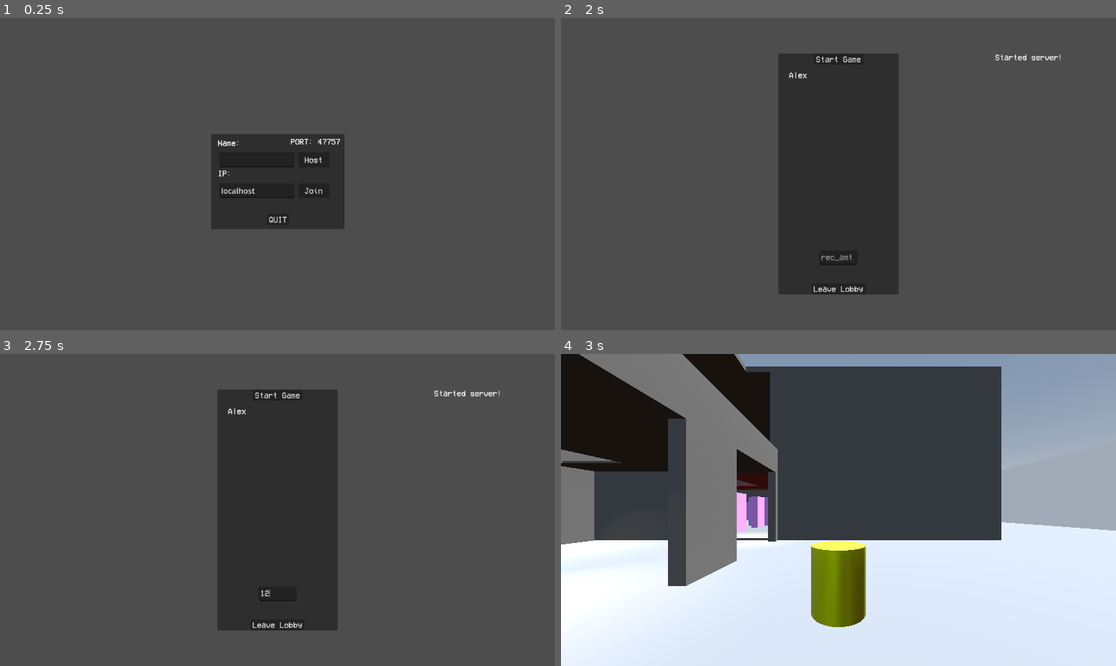
Above: before the commit, frames 1-4 (two rows, left to right).
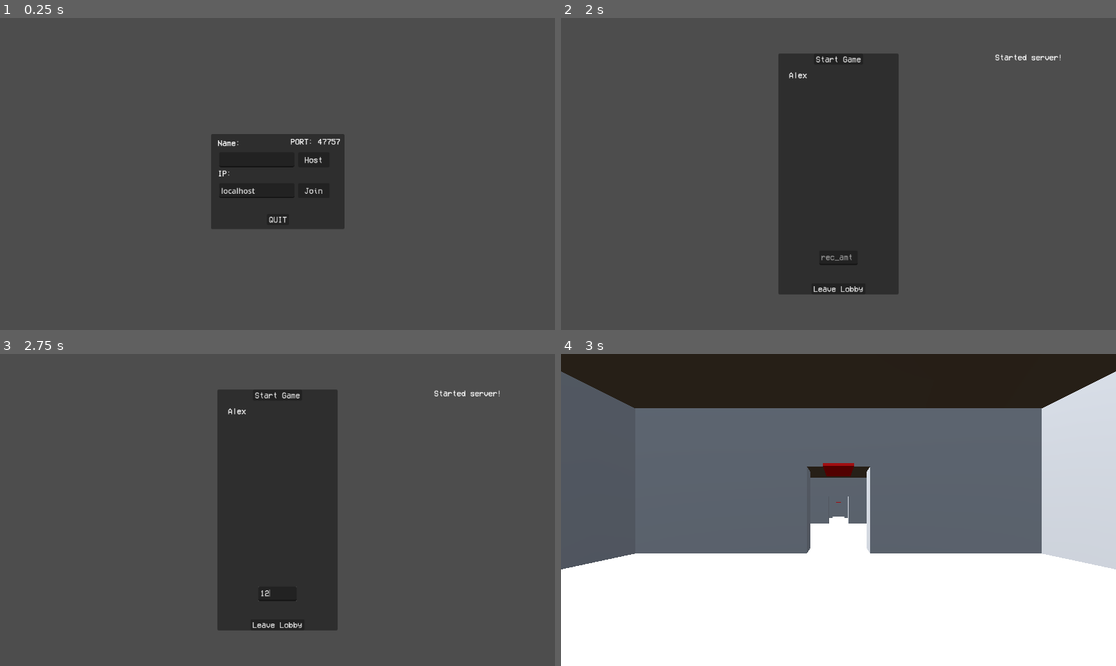
Above: after the commit, the same moments.

Repository: ts-scik/goop-gun
Game: Godot game, scene res://Prefabs/main_scene.tscn
Same seed, same stepped clock (60 frames per second), same inputs: the game is played once before the commit and once after it. The engine's default icon, where the game draws it, is replaced by a stand-in: a white triangle on a blue panel in a dark square.
Inputs (mouse positions are in pixels of both pictures, inside the frame that each line leads up to):
- Up to frame 1 (0.25 s): no input
- Up to frame 2 (2 s): click (816, 158) at 0.52 s; type "Alex" at 0.6 s; click "Host" at 1.25 s
- Up to frame 3 (2.75 s): click (277, 594) at 2.02 s; type "12" at 2.1 s
- Up to frame 4 (3 s): click "Start Game" at 2.75 s

Frames 1-3 are identical in both runs. In frame 4, 91% of the frame differs, in the area x 0-100%, y 0-100%.

Commit message:
temporarily re-enabled worldgen; updated room selection to be 'smart' (jankily) about dead-ends

Diff:
--- a/Prefabs/Level/Rooms/Scenes/rm_06-big-L-turn.tscn
+++ b/Prefabs/Level/Rooms/Scenes/rm_06-big-L-turn.tscn
@@ -8,9 +8,10 @@
 [sub_resource type="BoxMesh" id="BoxMesh_syp6i"]
 material = SubResource("StandardMaterial3D_cp416")
 
-[node name="Rm06BigLturn" type="Node3D" node_paths=PackedStringArray("PlayerSpawns")]
+[node name="Rm06BigLturn" type="Node3D" node_paths=PackedStringArray("PlayerSpawns", "BarrelSpawns")]
 script = ExtResource("1_pn57h")
 PlayerSpawns = [NodePath("PlayerSpawns/PlayerSpawn")]
+BarrelSpawns = [NodePath("BarrelSpawns/BarrelSpawn")]
 
 [node name="MeshInstance3D" type="MeshInstance3D" parent="."]
 transform = Transform3D(1, 0, 0, 0, 0.099999964, 0, 0, 0, 1, 0, 2.95, -22)
@@ -107,3 +108,8 @@
 [node name="PlayerSpawns" type="Node3D" parent="."]
 
 [node name="PlayerSpawn" type="Marker3D" parent="PlayerSpawns"]
+
+[node name="BarrelSpawns" type="Node3D" parent="."]
+
+[node name="BarrelSpawn" type="Marker3D" parent="BarrelSpawns"]
+transform = Transform3D(1, 0, 0, 0, 1, 0, 0, 0, 1, 3.5, 0.05, -3.5)
--- a/Prefabs/Level/Rooms/Scenes/rm_07-end-stairwell.tscn
+++ b/Prefabs/Level/Rooms/Scenes/rm_07-end-stairwell.tscn
@@ -8,9 +8,10 @@
 [sub_resource type="BoxMesh" id="BoxMesh_nrgi7"]
 material = SubResource("StandardMaterial3D_vbawm")
 
-[node name="Rm07SEndStairwell" type="Node3D" node_paths=PackedStringArray("PlayerSpawns")]
+[node name="Rm07SEndStairwell" type="Node3D" node_paths=PackedStringArray("PlayerSpawns", "BarrelSpawns")]
 script = ExtResource("1_h16g4")
 PlayerSpawns = [NodePath("PlayerSpawns/PlayerSpawn")]
+BarrelSpawns = [NodePath("BarrelSpawns/BarrelSpawn")]
 
 [node name="MeshInstance3D" type="MeshInstance3D" parent="."]
 transform = Transform3D(1, 0, 0, 0, 0.099999964, 0, 0, 0, 1, 0, 2.95, -7)
@@ -92,3 +93,8 @@
 [node name="PlayerSpawns" type="Node3D" parent="."]
 
 [node name="PlayerSpawn" type="Marker3D" parent="PlayerSpawns"]
+
+[node name="BarrelSpawns" type="Node3D" parent="."]
+
+[node name="BarrelSpawn" type="Marker3D" parent="BarrelSpawns"]
+transform = Transform3D(1, 0, 0, 0, 1, 0, 0, 0, 1, 1.25, 10, 2.5)
--- a/Prefabs/Level/Rooms/Scenes/rm_08-warehouse.tscn
+++ b/Prefabs/Level/Rooms/Scenes/rm_08-warehouse.tscn
@@ -107,4 +107,4 @@
 [node name="BarrelSpawns" type="Node3D" parent="."]
 
 [node name="BarrelSpawn" type="Marker3D" parent="BarrelSpawns"]
-transform = Transform3D(1, 0, 0, 0, 1, 0, 0, 0, 1, 5, 3.5000002, 5.6)
+transform = Transform3D(1, 0, 0, 0, 1, 0, 0, 0, 1, 5, 3.5500002, 5.6)
--- a/Prefabs/Player/gun_controller.tscn
+++ b/Prefabs/Player/gun_controller.tscn
@@ -68,54 +68,6 @@
 blend_shape_mode = 0
 shadow_mesh = SubResource("ArrayMesh_ww7qm")
 
-[sub_resource type="AnimationNodeAnimation" id="AnimationNodeAnimation_knrd4"]
-animation = &"idle"
-
-[sub_resource type="AnimationNodeAnimation" id="AnimationNodeAnimation_hck1p"]
-animation = &"walk"
-
-[sub_resource type="AnimationNodeStateMachineTransition" id="AnimationNodeStateMachineTransition_juxdh"]
-break_loop_at_end = true
-advance_mode = 2
-advance_condition = &"stopped"
-
-[sub_resource type="AnimationNodeStateMachineTransition" id="AnimationNodeStateMachineTransition_4qbli"]
-advance_mode = 2
-advance_condition = &"walking"
-
-[sub_resource type="AnimationNodeStateMachineTransition" id="AnimationNodeStateMachineTransition_08u7w"]
-advance_mode = 2
-
-[sub_resource type="AnimationNodeStateMachine" id="AnimationNodeStateMachine_kgmex"]
-states/idle/node = SubResource("AnimationNodeAnimation_knrd4")
-states/idle/position = Vector2(512, 162)
-states/walk/node = SubResource("AnimationNodeAnimation_hck1p")
-states/walk/position = Vector2(521, 68)
-transitions = ["walk", "idle", SubResource("AnimationNodeStateMachineTransition_juxdh"), "idle", "walk", SubResource("AnimationNodeStateMachineTransition_4qbli"), "Start", "idle", SubResource("AnimationNodeStateMachineTransition_08u7w")]
-
-[sub_resource type="Animation" id="Animation_knrd4"]
-length = 0.001
-
-[sub_resource type="Animation" id="Animation_4qbli"]
-resource_name = "idle"
-length = 3.0
-
-[sub_resource type="Animation" id="Animation_juxdh"]
-resource_name = "shoot"
-length = 0.4
-
-[sub_resource type="Animation" id="Animation_hck1p"]
-resource_name = "walk"
-loop_mode = 1
-
-[sub_resource type="AnimationLibrary" id="AnimationLibrary_4qbli"]
-_data = {
-&"RESET": SubResource("Animation_knrd4"),
-&"idle": SubResource("Animation_4qbli"),
-&"shoot": SubResource("Animation_juxdh"),
-&"walk": SubResource("Animation_hck1p")
-}
-
 [node name="GunController" type="Node3D"]
 transform = Transform3D(1, 0, 0, 0, 1.0000002, 0, 0, 0, 1.0000002, 0, 0, 0)
 script = ExtResource("1_vdk2e")
@@ -145,14 +97,3 @@
 
 [node name="GunSound" type="AudioStreamPlayer3D" parent="."]
 stream = ExtResource("4_8ii4o")
-
-[node name="GunAnimationTree" type="AnimationTree" parent="."]
-tree_root = SubResource("AnimationNodeStateMachine_kgmex")
-anim_player = NodePath("../GunAnimator")
-parameters/conditions/stopped = false
-parameters/conditions/walking = false
-
-[node name="GunAnimator" type="AnimationPlayer" parent="."]
-libraries = {
-&"": SubResource("AnimationLibrary_4qbli")
-}
--- a/Scripts/Globals/game_manager.gd
+++ b/Scripts/Globals/game_manager.gd
@@ -4,7 +4,7 @@
 # Game state variables
 var is_playing = false
 var world_data : Array
-var max_room_depth = 5
+var max_room_depth = 3
 var local_player : PlayerController = null
 
 # Volume variables
--- a/Scripts/Level/rooms_generator.gd
+++ b/Scripts/Level/rooms_generator.gd
@@ -8,16 +8,20 @@
 var player_spawn_positions : Array[Marker3D] # Stores global_position variables of spawn locations
 var barrel_spawn_positions : Array[Marker3D] # Stores global_position variables of spawn locations
 
+var main_room : RoomData
+var dead_end : RoomData
+
 
 ## Generates world data
 func generate_world_data() -> Array:
 	print("starting world data generation...")
 	# TODO: move this
 	# Populate an array with our possible rooms + their data
-	var room_names = ["rm_01","rm_02","rm_03","rm_04","rm_05","rm_06","rm_07","rm_08"]
+	var room_names = ["rm_01","rm_02","rm_03","rm_04","rm_05","rm_06","rm_07"]
 	for n in room_names:
 		rooms.append(load("res://Prefabs/Level/Rooms/Resources/"+n+".tres"))
-	var main_room = rooms[7]
+	main_room = load("res://Prefabs/Level/Rooms/Resources/"+"rm_08"+".tres")
+	dead_end = rooms[5-1]
 
 	# Set up our world data storage
 	var world_data = []
@@ -99,7 +103,7 @@
 		return []
 	if (curr_depth > max_depth): return [] # Early return if we're past max recursion/path depth
 	# Get a random valid room + valid rotation of that room
-	var chosen_room_and_rotation = get_random_room_rot(pos, base_rot)
+	var chosen_room_and_rotation = get_random_room_rot(pos, base_rot, float(curr_depth)/float(max_depth))
 	if(chosen_room_and_rotation.is_empty()): return [] # Early return if there weren't any legal rooms
 	var chosen_room : RoomData = chosen_room_and_rotation[0]
 	var chosen_rotation : int = chosen_room_and_rotation[1] # rotation IN GRID
@@ -117,7 +121,7 @@
 
 
 ## Returns a randomly selected valid room+rotation at [pos] with start rotation [base_rot]
-func get_random_room_rot(pos : Vector3i, base_rot : int) -> Array:
+func get_random_room_rot(pos : Vector3i, base_rot : int, depth_ratio : float) -> Array:
 	var valid_room_rots : Array = []
 	# Check all rooms
 	for room in rooms:
@@ -130,9 +134,34 @@
 		if valid_rotations.size() > 0: # If we got any valid rotations back, add them
 			valid_room_rots.append([room, valid_rotations])
 	if(valid_room_rots.is_empty()): return [] # Early return if no rooms can be added
+
+	# If there are multiple room options, find the dead-end room and store its index
+	# (since dead_end only has one rotation, it can only appear once in the list)
+	# (TODO - this is a very stupid way of doing this)
+	var dead_end_idx = -1
+	if(valid_room_rots.size() > 1):
+		# iterate over valid_room_rots, looking for dead_end_idx
+		for room_rot_idx in valid_room_rots.size()-1:
+			if(valid_room_rots[room_rot_idx][0].Name == dead_end.Name):
+				# if we found the dead end room, save it, and bail out
+				dead_end_idx = room_rot_idx # save the idx
+				room_rot_idx = valid_room_rots.size() # end the loop
+		# if we haven't yet hit max depth, pull the dead_end out of our options set
+		if(depth_ratio < 1.0 and dead_end_idx >= 0):
+			# if we found a dead_end, remove it
+			valid_room_rots.remove_at(dead_end_idx)
+
+
+	var chosen_room_rot : Array
+	# if we're at max depth, and we found a dead_end room, just choose that
+	if (dead_end_idx >= 0 and depth_ratio >= 1.0):
+		chosen_room_rot = valid_room_rots[dead_end_idx]
+	# otherwise,
 	# Randomly select from available rooms+rotations
 	# TODO - rooms should have some weight factor for their being chosen
-	var chosen_room_rot = valid_room_rots[randi_range(0,valid_room_rots.size()-1)]
+	else:
+		chosen_room_rot = valid_room_rots[randi_range(0,valid_room_rots.size()-1)]
+
 	var chosen_room : RoomData = chosen_room_rot[0]
 	var chosen_rot : int = chosen_room_rot[1][randi_range(0,chosen_room_rot[1].size()-1)]
 	return [chosen_room, chosen_rot]
@@ -215,14 +244,22 @@
 
 ## Loads in gameworld
 func load_world(world_data : Array) -> void:
+	var loaded_rooms : Dictionary = {}
 	print("starting world load...")
 	for room_data in world_data:
 		# Parse the room data
 		var room_name : String = room_data[0]
 		var pos : Vector3i = room_data[1]
 		var rot : int = room_data[2]
+		# Load and cache the room (or load it from cache)
+		var room_res : Resource
+		if loaded_rooms.has(room_name):
+			room_res = loaded_rooms[room_name]
+		else:
+			room_res = load("res://Prefabs/Level/Rooms/Scenes/"+room_name+".tscn")
+			loaded_rooms[room_name] = room_res
 		# Spawn the room
-		var room_node : ModularRoom = load("res://Prefabs/Level/Rooms/Scenes/"+room_name+".tscn").instantiate()
+		var room_node : Node = room_res.instantiate()
 		self.add_child(room_node)
 		# Place the room
 		room_node.global_position = grid_to_world(pos)
--- a/Scripts/Player/camera_controller.gd
+++ b/Scripts/Player/camera_controller.gd
@@ -16,7 +16,7 @@
 @export var max_pitch : float = 1.0 # Euler degrees
 @export var max_roll : float = 2.5 # Euler degrees
 @export_group("Gun Kick")
-@export var kick_amount = Vector2(0.1,0.1) # Cursor's x/y screen kick amount
+@export var kick_amount = Vector2(0.1,0.2) # Cursor's x/y screen kick amount
 @export_group("Aim FOV")
 @export var enable_aim_zoom : bool = true
 @export var aimed_fov_percent : float = 0.9
@@ -216,7 +216,7 @@
 	var kick_store = kick_amount
 	kick_store.x *= ((randi() & 2) - 1)
 	if(qck.is_aiming):
-		mouse_input += (kick_store * screen_size/1000)
+		mouse_input += kick_store # TODO scale with screen size
 
 
 ## Centers the gun camera, and updates the gun deadzone to match
--- a/Scripts/Player/helpers/input_buffer.gd
+++ b/Scripts/Player/helpers/input_buffer.gd
@@ -10,7 +10,7 @@
 }
 # Dictionary reference for how long to buffer any given bufferable input type
 const input_timers : Dictionary = {
-	JUMP_INPUT : 1.07,
+	JUMP_INPUT : 0.07,
 	SHOOT_INPUT : 0.05,
 }
 
--- a/Scripts/world.gd
+++ b/Scripts/world.gd
@@ -4,6 +4,8 @@
 @export var barrel_scene : PackedScene # barrel scene
 @export var player_spawner : MultiplayerSpawner # player MultiplayerSpawner node
 @export var barrel_spawner : MultiplayerSpawner
+
+var player_spawn_positions : Array
 
 var rooms_generator : RoomsGenerator
 
@@ -17,7 +19,6 @@
 ## Function for spawning in a player with given pid
 func spawn_player(authority_pid : int) -> void:
 	var player : PlayerController = player_spawner.spawn(authority_pid)
-	var player_spawn_positions = rooms_generator.player_spawn_positions
 	if player_spawn_positions.is_empty():
 		player.position = Vector3.ZERO
 		return
@@ -28,12 +29,16 @@
 
 ## Function for spawning in relevant entities
 func spawn_entities() -> void:
-	var barrel : RigidBody3D = barrel_spawner.spawn(1)
 	var barrel_spawn_positions = rooms_generator.barrel_spawn_positions
 	if barrel_spawn_positions.is_empty():
+		var barrel : RigidBody3D = barrel_spawner.spawn(1)
 		barrel.global_position = Vector3.ZERO + (Vector3.FORWARD * 3)
 		return
-	barrel.global_position = barrel_spawn_positions[randi_range(0,barrel_spawn_positions.size()-1)].global_position
+	else:
+		for barrel_spawn_pos in barrel_spawn_positions:
+			var barrel : RigidBody3D = barrel_spawner.spawn(1)
+			var chosen_pos = barrel_spawn_pos.global_position
+			barrel.global_position = chosen_pos
 
 
 ## Custom spawn function override for PlayerSpawner
@@ -51,12 +56,13 @@
 
 ## Generates and returns world_data for world setup and sharing with clients
 func generate_world_data() -> Array:
-	return []
-	#return rooms_generator.generate_world_data()
+	#return []
+	return rooms_generator.generate_world_data()
 
 
 ## Loads in the world
-func load_world(world_data : Array):
-	#rooms_generator.load_world(world_data)
-	var geometry = load ("res://Prefabs/Level/geometry.tscn").instantiate()
-	add_child(geometry)
+func load_world(world_data : Array) -> void:
+	rooms_generator.load_world(world_data)
+	player_spawn_positions = rooms_generator.player_spawn_positions
+	#var geometry = load ("res://Prefabs/Level/geometry.tscn").instantiate()
+	#add_child(geometry)
Not shown: 1 places in Prefabs/Player/gun_controller.tscn that only renumber resources
Not shown, changed: export_presets.cfg
